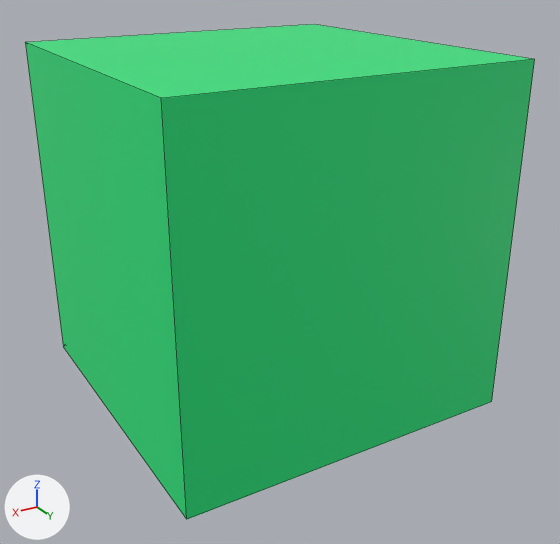
Renders of the FBX model Assets/Exported Meshes/keypad.fbx from each side of a commit.
One viewpoint serves both versions: a camera (50 mm lens) standing at (0.534, 0.94, 0.388) and looking at (-0.008, 0.037, -0.064). The lights are fixed; the arrows at lower left show +X, +Y and +Z. Mesh edges are drawn as thin lines. Where no turn or scale is listed for an object, it has been applied to the vertices.

In view in the first picture: 'keypad'.
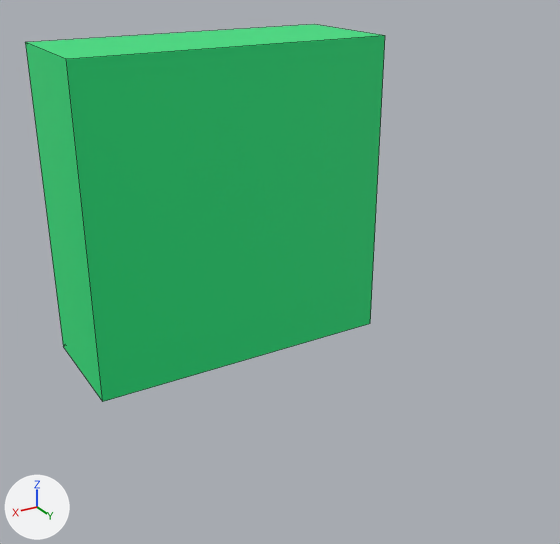
The newer file is also turned or shifted as a whole; pictures and numbers use the older file's frame.

Boxes (x1, y1, x2, y2) around the edits, measured in the pictures (560 x 544 px):
```json
{"object": "keypad", "change": "reshaped", "before": [25, 24, 535, 520], "after": [25, 24, 385, 402], "on screen": "29% narrower, 24% shorter"}
```

Edits to the scene script, one JSON object a line:
```json
{"block": "me_cube", "where": "me_cube.from_pydata(...)  # 16 vertices, 14 faces; spans x -0.25..0.25, y -0.25..0.25, z -0.25..0.25"}
{"block": "me_cube", "where": "# used by ob_keypad; location = (0.0, 0.0, 0.0)"}
{"block": "me_cube", "where": "# before: 2 (-0.25, 0.25, -0.25) at pixel (491, 401), 3 (-0.25, 0.25, 0.25) at pixel (534, 59), 6 (0.25, 0.25, -0.25) at pixel (186, 519), 7 (0.25, 0.25, 0.25) at pixel (161, 98)"}
{"block": "me_cube", "change": "me_cube part 1"}
{"op": "add", "block": "me_cube", "code": "for i in [2, 3, 6, 7]: me_cube.vertices[i].co += Vector((0.0, -0.3, 0.0))"}
```
